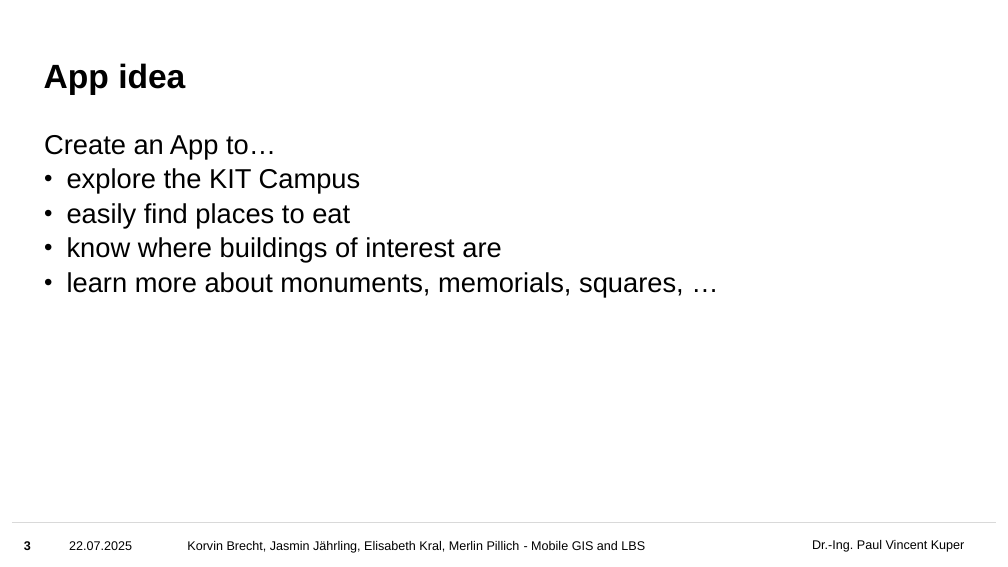
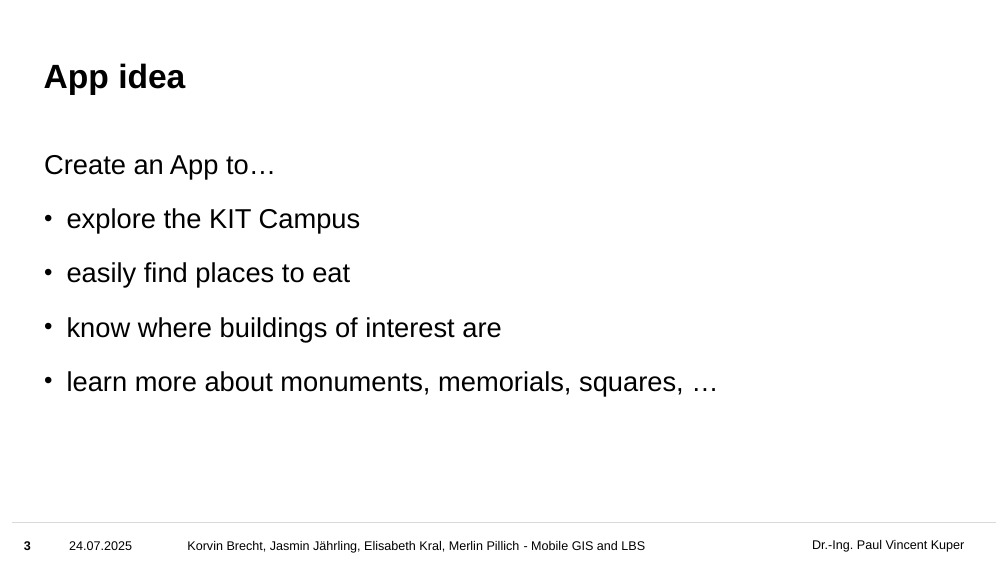
Before and after one commit to 20korvin01/www, a slide deck: slide 3 of presentation/finale_präsentation_mobileGIS_G3.pptx. Drawn at 1008x567 pixels with LibreOffice and Linux fonts; fonts in the diff are those of the drawing; background and template pictures are left out. Boxes give left, top, right and bottom in pixels: in the first picture for what was removed or moved away, otherwise in the second. Text is boxed around its words. In the diff, an @@ line names an element or a change of style, - is before the commit and + after.

```diff
--- a/presentation/finale_präsentation_mobileGIS_G3.pptx
+++ b/presentation/finale_präsentation_mobileGIS_G3.pptx
@@ text "Create an App to…" at bbox=[44, 155, 684, 395]: line spacing 0.9 to 1.5 @@
@@ text at bbox=[69, 541, 132, 550]: text changed @@
-22.07.2025
+24.07.2025
```
Also in this commit, not shown: 6 other slides changed, 8 other files.
